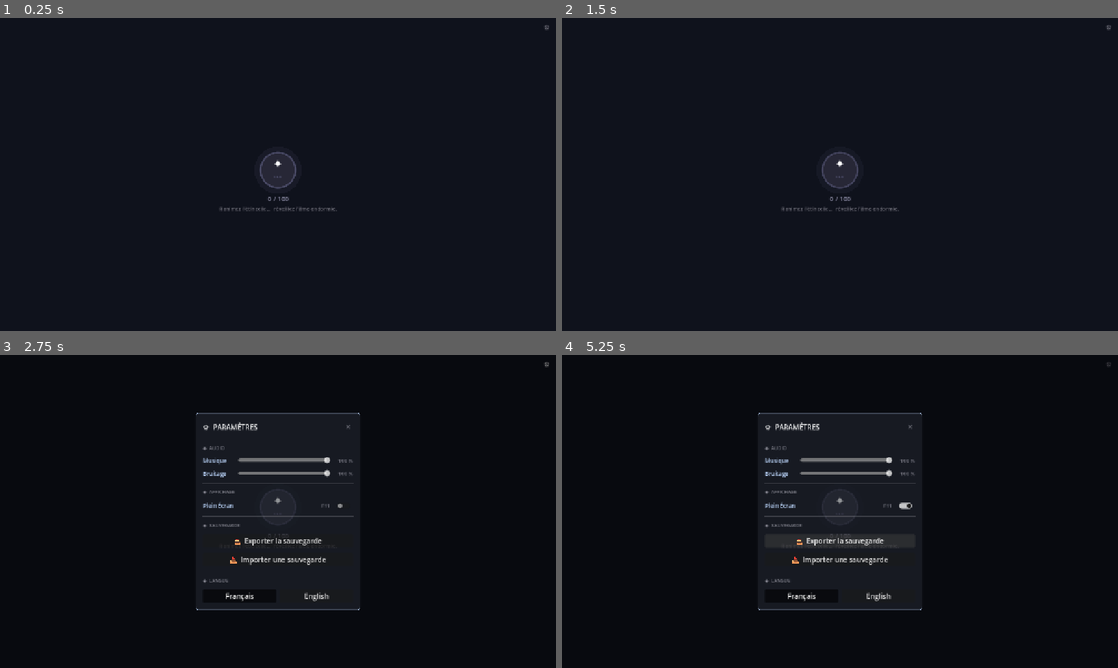
Above: before the commit, frames 1-4 (two rows, left to right).
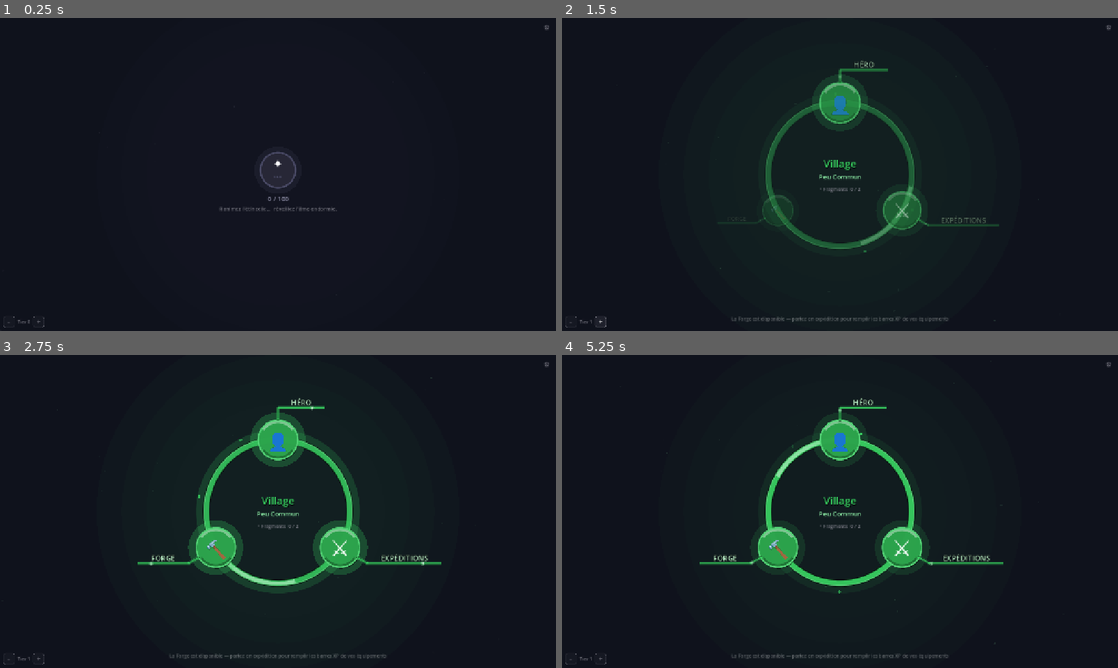
Above: after the commit, the same moments.

Repository: Rhend/Reliquary
Game: Godot game, scene res://scenes/village/village.tscn
Two runs of this game, one before a commit and one after it. Both use one fixed random seed, a clock stepped at 60 frames per second and the inputs below.
Inputs (mouse positions are in pixels of both pictures, inside the frame that each line leads up to):
- Up to frame 1 (0.25 s): no input
- Up to frame 2 (1.5 s): click (573, 321) at 0.5 s, where only the run after the commit has a clickable "−"; click (600, 321) at 1.25 s, where only the run after the commit has a clickable "+"
- Up to frame 3 (2.75 s): click "⚙" at 2 s
- Up to frame 4 (5.25 s): click (912, 426) at 2.75 s, where only the run before the commit has a clickable "✕"; click "⚙" at 3.5 s; click (906, 505) at 4.27 s; click (840, 539) at 5 s, where only the run before the commit has a clickable "📤 Exporter la sauvegarde"

The runs differ from the first frame. In frame 1, less than 0.1% of the frame differs, in the area x 0-8%, y 95-99%; in frame 2, 5.5%; in frame 3, 9.1%, in the area x 0-80%, y 7-99%; in frame 4, 8.3%.

Commit message:
feat(village): polish du hub + boutons debug Tier ± + fix panneau Paramètres
Polish du hub (même logique, mise en scène enrichie) :
- nouveau widget VillageBackdrop : halo radial teinté par le palier +
  poussières d'âme dérivantes — densité et luminosité croissent avec le
  tier du Village (l'ambiance « s'éveille » palier après palier)
- centre du hub : ombre portée sous le titre, nom du palier encadré de
  fines lignes ornementales (touche JRPG)
- animation d'apparition : l'anneau fond en douceur, les hexagones
  poppent en séquence — rejouée à chaque évolution

Debug (demande) :
- DEBUG_TIER_BUTTONS : barre « − Tier n + » en bas à gauche pour monter /
  descendre le palier du Village et prévisualiser chaque évolution.
  Force l'éclosion si besoin. À désactiver avant release.

Panneau Paramètres :
- carte désormais OPAQUE (BG_CARD) au lieu de 92 % transparente
- touche Échap ferme l'overlay (filet de sécurité clavier)
- fermeture vérifiée par tests d'input synthétisés sur la vraie scène
  Village (voile, ✕, re-clic ⚙) : tous les chemins fonctionnent

Co-Authored-By: Claude Fable 5 <noreply@anthropic.com>

Diff:
--- a/scenes/village/Village.gd
+++ b/scenes/village/Village.gd
@@ -5,7 +5,8 @@
 # T0+      : hub hexagonal + panneau JRPG glissant (40/60 viewport).
 #
 # Widgets visuels dans scenes/village/widgets/ :
-#   CircleRing, ClickOrb, HexItem, JRPGPanel, XPCard, SettingsOverlay
+#   CircleRing, ClickOrb, HexItem, JRPGPanel, XPCard, SettingsOverlay,
+#   VillageBackdrop (fond d'ambiance animé, évolue avec le palier)
 #
 # Le contenu des panneaux glissants (Héros / Expéditions / Forge) est délégué à
 # des modules dédiés dans scenes/village/panels/ ; ils reçoivent ce nœud (host)
@@ -75,6 +76,15 @@
 var _birth_phrase_idx     := 0                 # index de la prochaine phrase d'éveil à montrer
 var _birth_hatching       := false             # vrai pendant le battement final avant l'éclosion
 var _settings_overlay     : Control = null     # overlay paramètres, null si fermé
+var _backdrop             : VillageBackdrop    # fond d'ambiance (halo + poussières)
+
+# ─── DEBUG : prévisualisation des paliers du Village ──────────
+# Boutons « Tier − / Tier + » en bas à gauche : montent/descendent le palier
+# du Village pour juger l'évolution visuelle du hub sans jouer.
+# ⚠ Modifie réellement GameData.village (peut finir dans la sauvegarde).
+# Mettre à false avant une release.
+const DEBUG_TIER_BUTTONS := true
+var _debug_tier_lbl: Label = null
 
 # ─── Init ─────────────────────────────────────────────────────
 func _ready() -> void:
@@ -106,6 +116,10 @@
 	bg.color = UIColors.BG_DARK
 	add_child(bg)
 
+	# Fond d'ambiance animé (derrière tout le hub, survit aux rebuilds).
+	_backdrop = VillageBackdrop.new()
+	add_child(_backdrop)
+
 	# Tant que le Village n'a pas éclos : phase préliminaire (100 clics).
 	# Une fois éclos, le hub est disponible dès T0 (expéditions incluses).
 	if not GameData.village.get("eclos", false):
@@ -114,6 +128,7 @@
 		_build_hub()
 
 	_build_fullscreen_btn()
+	_build_debug_tier_buttons()
 
 # ─── Phase d'éclosion : naissance du Village (pré-T0) ─────────
 # Le Village n'existe pas encore : on clique Balance.ECLOSION_CLICS fois pour
@@ -123,6 +138,10 @@
 	var clics    := int(GameData.village.get("clics_eclosion", 0))
 	var needed   := Balance.ECLOSION_CLICS
 	var progress := clampf(float(clics) / float(needed), 0.0, 1.0)
+
+	# Ambiance discrète : le fond se réchauffe avec la progression de l'éveil.
+	if _backdrop:
+		_backdrop.set_tier(0, TIER_0_COLOR.lerp(ECLOSION_AWAKEN_COLOR, progress))
 
 	var orb := ClickOrb.new()
 	orb.tier_color   = TIER_0_COLOR.lerp(ECLOSION_AWAKEN_COLOR, progress)
@@ -167,6 +186,10 @@
 	var tcolor := UIColors.tier_color(village_maitrise)
 	var diam_margins := [70.0, 70.0, 82.0, 104.0, 136.0, 164.0]
 	var diam: float = RING_RADIUS * 2.0 + float(diam_margins[village_maitrise])
+
+	# Le fond d'ambiance suit le palier (halo plus présent, poussières plus denses).
+	if _backdrop:
+		_backdrop.set_tier(village_maitrise, tcolor)
 
 	_hub_root = Control.new()
 	_hub_root.size = vp
@@ -203,15 +226,24 @@
 	lname.size_flags_horizontal = Control.SIZE_EXPAND_FILL
 	lname.add_theme_font_size_override("font_size", 24)
 	lname.add_theme_color_override("font_color", tcolor)
+	lname.add_theme_color_override("font_shadow_color", Color(0, 0, 0, 0.65))
+	lname.add_theme_constant_override("shadow_offset_y", 2)
 	center_box.add_child(lname)
 
+	# Nom du palier encadré de deux fines lignes ornementales (touche JRPG).
+	var tier_row := HBoxContainer.new()
+	tier_row.alignment = BoxContainer.ALIGNMENT_CENTER
+	tier_row.add_theme_constant_override("separation", 10)
+	center_box.add_child(tier_row)
+
+	tier_row.add_child(_ornament_line(tcolor))
 	var ltier := Label.new()
 	ltier.text = GameData.get_tier_name(village_maitrise)
 	ltier.horizontal_alignment = HORIZONTAL_ALIGNMENT_CENTER
-	ltier.size_flags_horizontal = Control.SIZE_EXPAND_FILL
 	ltier.add_theme_font_size_override("font_size", 15)
 	ltier.add_theme_color_override("font_color", tcolor.lerp(Color.WHITE, 0.40))
-	center_box.add_child(ltier)
+	tier_row.add_child(ltier)
+	tier_row.add_child(_ornament_line(tcolor))
 
 	# Conditions d'évolution du Village (tant que le palier max n'est pas atteint)
 	if village_maitrise < Balance.VILLAGE_FRAGMENT_COSTS.size():
@@ -241,6 +273,35 @@
 		var pos := Vector2(cos(ang), sin(ang)) * RING_RADIUS
 		var d: Array = unlocked[i]
 		_make_hex(Translations.T("menu." + (d[4] as String)), d[1], tcolor, pos, Callable(self, d[3]), d[4])
+
+	_animate_hub_entrance()
+
+# Fine ligne horizontale décorative (ornement du nom de palier).
+func _ornament_line(color: Color) -> ColorRect:
+	var line := ColorRect.new()
+	line.custom_minimum_size = Vector2(26, 1)
+	line.color               = Color(color, 0.55)
+	line.size_flags_vertical = Control.SIZE_SHRINK_CENTER
+	return line
+
+# Apparition du hub : l'anneau fond en douceur et les hexagones « poppent »
+# l'un après l'autre autour du cercle. Rejouée à chaque rebuild (changement
+# de palier, langue…) — c'est voulu : l'évolution mérite sa mise en scène.
+func _animate_hub_entrance() -> void:
+	_ring.modulate.a = 0.0
+	var rt := create_tween()
+	rt.tween_property(_ring, "modulate:a", 1.0, 0.45).set_ease(Tween.EASE_OUT)
+
+	var i := 0
+	for pid in _hex_items:
+		var item := _hex_items[pid] as HexItem
+		item.modulate.a = 0.0
+		item.scale      = Vector2(0.6, 0.6)  # pivot déjà centré (cf. _make_hex)
+		var tw := create_tween().set_parallel(true)
+		tw.tween_property(item, "modulate:a", 1.0, 0.25).set_delay(0.07 * i)
+		tw.tween_property(item, "scale", Vector2.ONE, 0.40) \
+				.set_ease(Tween.EASE_OUT).set_trans(Tween.TRANS_BACK).set_delay(0.07 * i)
+		i += 1
 
 # Retourne le texte du hint contextuel selon la progression actuelle.
 func _current_hint(village_maitrise: int) -> String:
@@ -560,6 +621,56 @@
 	btn.add_theme_color_override("font_hover_color", Color.WHITE)
 	btn.pressed.connect(_toggle_settings_overlay)
 	add_child(btn)
+
+# ─── DEBUG : boutons Tier − / Tier + ──────────────────────────
+# Petite barre en bas à gauche pour prévisualiser l'évolution visuelle
+# du hub à chaque palier (cf. DEBUG_TIER_BUTTONS).
+
+func _build_debug_tier_buttons() -> void:
+	if not DEBUG_TIER_BUTTONS:
+		return
+	var row := HBoxContainer.new()
+	row.add_theme_constant_override("separation", 6)
+	row.anchor_left = 0.0; row.anchor_right  = 0.0
+	row.anchor_top  = 1.0; row.anchor_bottom = 1.0
+	row.offset_left = 8;   row.offset_top    = -34
+	row.offset_bottom = -8
+	add_child(row)
+
+	row.add_child(_debug_tier_btn("−", -1))
+	_debug_tier_lbl = Label.new()
+	_debug_tier_lbl.text = "Tier %d" % village_tier()
+	_debug_tier_lbl.add_theme_font_size_override("font_size", 11)
+	_debug_tier_lbl.add_theme_color_override("font_color", UIColors.TEXT_MUTED)
+	_debug_tier_lbl.vertical_alignment = VERTICAL_ALIGNMENT_CENTER
+	row.add_child(_debug_tier_lbl)
+	row.add_child(_debug_tier_btn("+", 1))
+
+func _debug_tier_btn(label: String, delta: int) -> Button:
+	var btn := Button.new()
+	btn.text = label
+	btn.custom_minimum_size = Vector2(26, 26)
+	btn.focus_mode = Control.FOCUS_NONE
+	btn.add_theme_font_size_override("font_size", 13)
+	btn.add_theme_color_override("font_color", UIColors.TEXT_MUTED)
+	btn.add_theme_stylebox_override("normal", UIHelpers.card_style(UIColors.TEXT_MUTED, 0.06, 0.30, 1, 4))
+	btn.add_theme_stylebox_override("hover",  UIHelpers.card_style(UIColors.TEXT_MUTED, 0.15, 0.50, 1, 4))
+	btn.pressed.connect(_debug_shift_tier.bind(delta))
+	return btn
+
+# Change le palier du Village de `delta` et reconstruit le hub.
+# Force l'éclosion si nécessaire (le hub n'existe qu'après) — dans ce cas
+# on recharge la scène pour nettoyer l'UI d'éclosion.
+func _debug_shift_tier(delta: int) -> void:
+	var was_eclos: bool = GameData.village.get("eclos", false)
+	GameData.village["maitrise_actuelle"] = clampi(village_tier() + delta, 0, GameData.MAX_TIER)
+	GameData.village["eclos"] = true
+	if _debug_tier_lbl:
+		_debug_tier_lbl.text = "Tier %d" % village_tier()
+	if was_eclos:
+		_rebuild_hub()
+	else:
+		get_tree().reload_current_scene()
 
 # ─── Panneau Paramètres ───────────────────────────────────────
 # Tout le contenu (audio, affichage, sauvegarde, langue) vit dans le
--- a/scenes/village/widgets/SettingsOverlay.gd
+++ b/scenes/village/widgets/SettingsOverlay.gd
@@ -8,11 +8,17 @@
 #   add_child(SettingsOverlay.new())
 #
 # Cycle de vie autonome :
-#   • clic hors de la carte ou sur ✕ → l'overlay se libère lui-même ;
+#   • clic hors de la carte, touche Échap ou ✕ → l'overlay se libère lui-même ;
 #   • changement de langue → l'overlay se reconstruit lui-même.
 # ============================================================
 class_name SettingsOverlay
 extends ColorRect
+
+# Échap ferme toujours le panneau (filet de sécurité clavier).
+func _unhandled_key_input(event: InputEvent) -> void:
+	if event is InputEventKey and event.pressed and event.keycode == KEY_ESCAPE:
+		get_viewport().set_input_as_handled()
+		queue_free()
 
 func _ready() -> void:
 	color        = Color(0.0, 0.0, 0.0, 0.45)
@@ -38,10 +44,15 @@
 	add_child(center)
 
 	# La carte intercepte les clics : cliquer dedans ne ferme pas l'overlay.
+	# Fond OPAQUE : le panneau ne doit pas laisser transparaître le hub.
 	var card := PanelContainer.new()
 	card.custom_minimum_size = Vector2(380, 0)
-	card.add_theme_stylebox_override("panel",
-			UIHelpers.card_style(UIColors.TEXT_HEADER, 0.08, 0.35, 1, 6))
+	var style := StyleBoxFlat.new()
+	style.bg_color     = UIColors.BG_CARD
+	style.border_color = Color(UIColors.TEXT_HEADER, 0.35)
+	style.set_border_width_all(1)
+	style.set_corner_radius_all(6)
+	card.add_theme_stylebox_override("panel", style)
 	card.mouse_filter = Control.MOUSE_FILTER_STOP
 	center.add_child(card)
 
--- /dev/null
+++ b/scenes/village/widgets/VillageBackdrop.gd
@@ -0,0 +1,58 @@
+# ============================================================
+# VillageBackdrop — Fond d'ambiance animé du hub du Village.
+#
+# Deux couches dessinées DERRIÈRE tout le hub :
+#   1. halo radial très sombre teinté par le palier du Village ;
+#   2. « poussières d'âme » dérivant lentement vers le haut.
+#
+# Évolution avec le palier : le halo s'intensifie et les poussières
+# deviennent plus nombreuses et plus lumineuses à mesure que le
+# Village monte en Maîtrise. Appeler set_tier() à chaque rebuild.
+# ============================================================
+class_name VillageBackdrop
+extends Control
+
+var _tier := 0
+var _tint := Color(0.38, 0.38, 0.52)
+var _t    := 0.0
+
+func _ready() -> void:
+	set_anchors_and_offsets_preset(Control.PRESET_FULL_RECT)
+	mouse_filter = Control.MOUSE_FILTER_IGNORE
+
+# Met à jour le palier et la couleur d'ambiance (couleur de tier du Village).
+func set_tier(tier: int, tint: Color) -> void:
+	_tier = tier
+	_tint = tint
+	queue_redraw()
+
+func _process(dt: float) -> void:
+	_t += dt
+	queue_redraw()
+
+# Pseudo-aléatoire déterministe : chaque poussière garde sa trajectoire.
+func _hash(n: float) -> float:
+	return fposmod(sin(n * 127.1) * 43758.5453, 1.0)
+
+func _draw() -> void:
+	var c := size * 0.5
+
+	# ── 1. Halo radial : disques concentriques très transparents ──
+	# L'alpha croît doucement avec le palier → le centre « s'éveille ».
+	var base_r := minf(size.x, size.y) * 0.58
+	for i in 4:
+		var f := 1.0 - float(i) / 4.0
+		var a := (0.016 + 0.010 * float(_tier)) * f * (1.0 + 0.15 * sin(_t * 0.8))
+		draw_circle(c, base_r * (0.45 + 0.55 * f), Color(_tint, a))
+
+	# ── 2. Poussières d'âme : montée lente + scintillement ──
+	var count := 16 + _tier * 8
+	for i in count:
+		var fi    := float(i)
+		var speed := 8.0 + 18.0 * _hash(fi * 3.7)
+		var x     := _hash(fi * 1.3) * size.x + sin(_t * 0.5 + fi) * 6.0
+		var y     := fposmod(_hash(fi * 2.1) * size.y - _t * speed, size.y)
+		var tw    := 0.5 + 0.5 * sin(_t * (1.0 + _hash(fi)) + fi * 2.0)
+		var a     := (0.08 + 0.05 * float(_tier)) * tw
+		var rad   := 1.0 + 1.6 * _hash(fi * 5.3)
+		draw_circle(Vector2(x, y), rad, Color(_tint.lightened(0.4), a))
Not shown, added: scenes/village/widgets/VillageBackdrop.gd.uid
